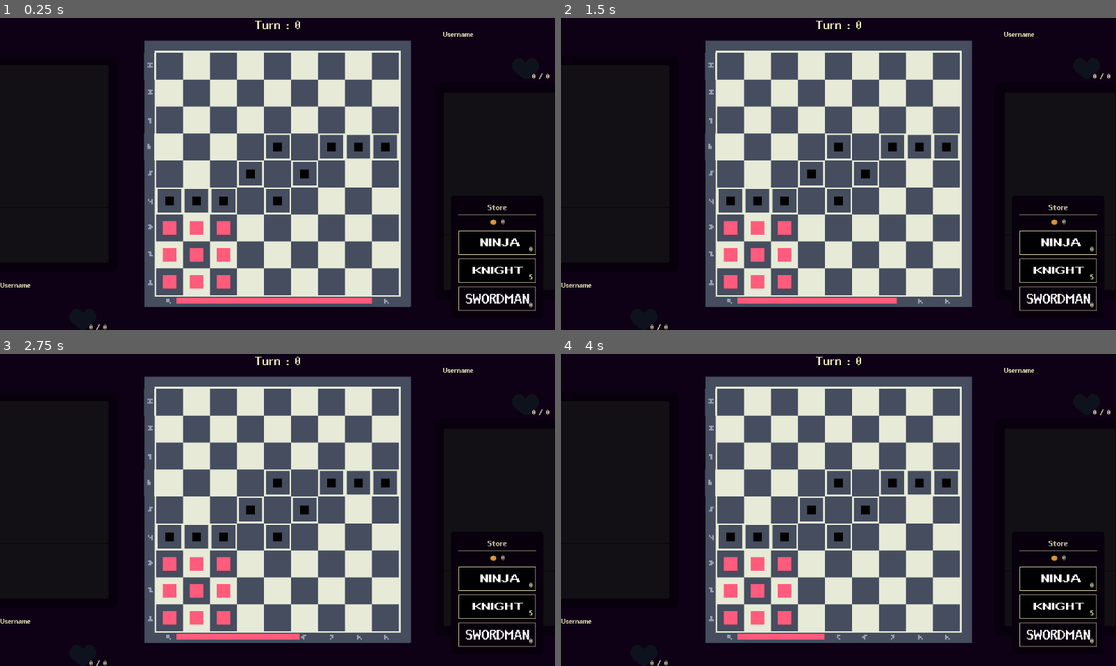
Above: before the commit, frames 1-4 (two rows, left to right).
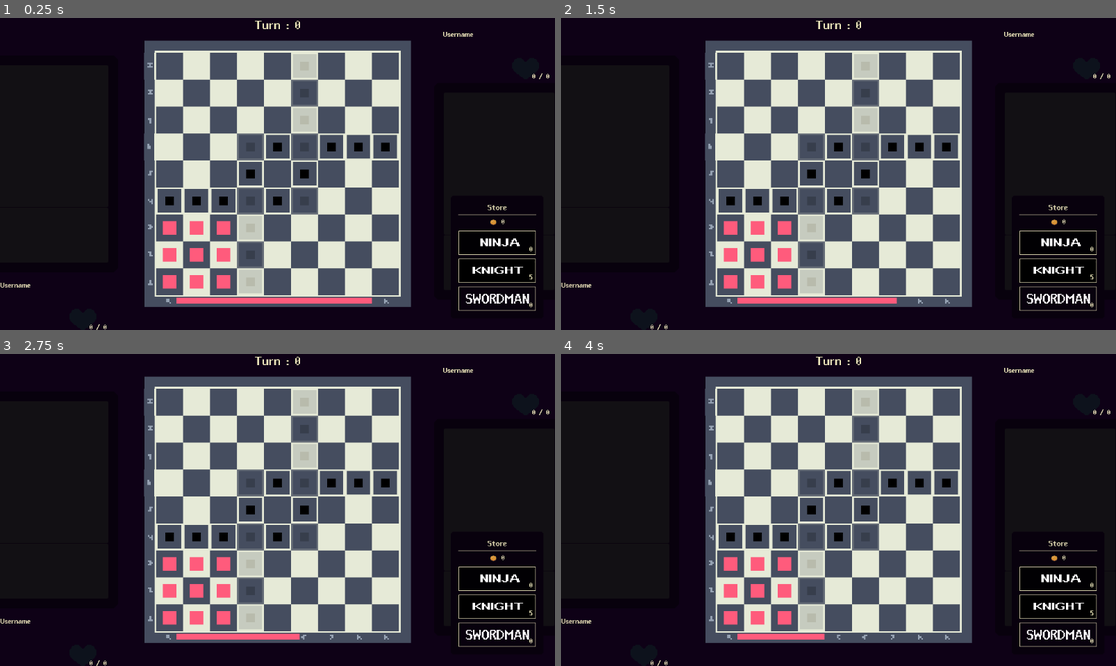
Above: after the commit, the same moments.

Repository: Juanxpeke/GD-FPSJuegos
Game: Godot game, scene res://Core/Maps/shejo_map.tscn
Two runs of this game, one before a commit and one after it. Both use one fixed random seed, a clock stepped at 60 frames per second and the inputs below. This scene is started directly instead of the project's main scene. The engine's default icon, where the game draws it, is replaced by a stand-in: a white triangle on a blue panel in a dark square.
Inputs:
- Up to frame 1 (0.25 s): no input
- Up to frame 2 (1.5 s): click "0" at 0.5 s; click "5" at 1.25 s
- Up to frame 3 (2.75 s): click "0" at 2 s
- Up to frame 4 (4 s): click "5" at 2.75 s; click "0" at 3.5 s

The runs differ from the first frame. In frame 1, 1.8% of the frame differs, in the area x 42-58%, y 11-89%; in frame 2, 1.8%; in frame 3, 1.8%; in frame 4, 1.8%.
Error in both runs: Invalid access to property or key 'peer_player' on a base object of type 'Nil'. (res://Core/UI/HUD/PlayerInterface/player_interface.gd:49)

Commit message:
better indicators for tiles

Diff:
--- a/Core/Board/board.gd
+++ b/Core/Board/board.gd
@@ -196,7 +196,6 @@
 
 	var rect = get_used_rect()
 	var board_size = rect.size - Vector2i(2, 2)
-	print(rect, rect.size)
 
 	for line in lines:
 		var is_line_blocked := false
--- a/Core/Board/disappearing_holes_board.gd
+++ b/Core/Board/disappearing_holes_board.gd
@@ -9,8 +9,7 @@
 func _on_map_initialized() -> void:
 	super._on_map_initialized()
 	GameManager.map.turn_ended.connect(_switch_hole_layers)
-	print(get_used_cells(unused_hole_layer), "im emu otori")
-	set_layer_enabled(unused_hole_layer, false)
+	set_layer_modulate(unused_hole_layer, Color(1, 1, 1, 0.2))
 
 func _switch_hole_layers() -> void:
 	if (GameManager.map.turn % TURNS_TO_SWITCH):
@@ -18,9 +17,9 @@
 		return
 	var tmp = unused_hole_layer
 	unused_hole_layer = Layer.HOLE_LAYER
-	set_layer_enabled(unused_hole_layer, false)
+	set_layer_modulate(unused_hole_layer, Color(1, 1, 1, 0.2))
 	Layer.HOLE_LAYER = tmp
-	set_layer_enabled(Layer.HOLE_LAYER, true)
+	set_layer_modulate(Layer.HOLE_LAYER, Color(1, 1, 1, 1))
 
 	# units fall into the abyss and die
 	for cell in get_used_cells(Layer.HOLE_LAYER):
